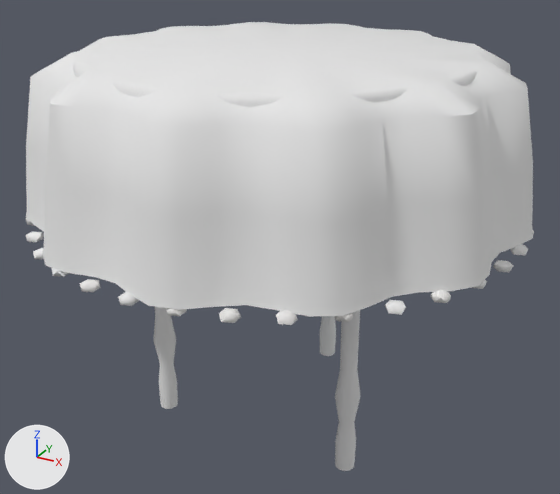
Two versions of the glTF model assets/models/templates/furniture/tea_table.glb, one commit apart.
Both versions are drawn from a 50 mm lens placed at (0.566, -1.029, 0.822), pointed at (0.001, -0.002, 0.309). Lighting does not change. The marker at lower left points along +X, +Y and +Z. The first picture is the older version. Vertices at exactly the same position are counted once.

Objects in the first picture: 'lace', 'wood'.
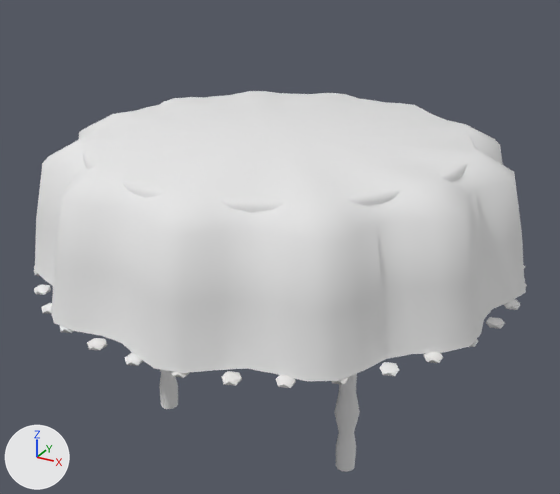
Where the change shows, as pixel boxes (x1, y1, x2, y2) in the pictures (560 x 494 px; the box of a moved part takes in the faces that stretch with it):
'lace', reshaped
    before: (26, 22, 534, 325)
    after: (34, 91, 527, 388)
'wood', reshaped (15% shorter)
    before: (73, 24, 485, 471)
    after: (83, 93, 476, 472)
part 1 of me_platte_001, moved or reshaped
    before: (73, 24, 485, 107)
    after: (83, 93, 476, 213)
part 2 of me_platte_001, moved or reshaped
    before: (154, 307, 360, 471)
    after: (159, 369, 360, 472)
part 3 of me_platte_001, moved or reshaped (not visible afterwards)
    before: (320, 316, 336, 356)
part 4 of me_spitzendecke_001, moved or reshaped
    before: (510, 244, 528, 255)
    after: (503, 300, 520, 310)
part 5 of me_spitzendecke_001, moved or reshaped
    before: (26, 218, 34, 225)
    after: (34, 270, 40, 276)
part 6 of me_spitzendecke_001, moved or reshaped
    before: (26, 231, 43, 242)
    after: (34, 285, 51, 295)
part 7 of me_spitzendecke_001, moved or reshaped
    before: (26, 22, 533, 325)
    after: (34, 91, 526, 388)

Edits to the bpy script that builds the scene:
```text
Change me_platte_001:
    used by ob_wood; location = (0.0, 0.0, 0.0)
    remove me_platte_001.from_pydata(...)  # 608 vertices, 1200 faces; spans x -0.301..0.299, y -0.3..0.3, z 0.0..0.626
    add me_platte_001.from_pydata(...)  # 608 vertices, 1200 faces; spans x -0.302..0.298, y -0.3..0.299, z -0.001..0.498
    me_platte_001 part 1: the loose piece of 242 vertices spanning x -0.301..0.299, y -0.3..0.3, z 0.599..0.626 is scaled about its middle by (1, 0.998, 0.995), then moved by (0.0, 0.0, -0.128)
    me_platte_001 part 2: 231 of 608 vertices moved; they spanned x -0.196..0.194, y -0.123..-0.078, z 0.0..0.6 and now span x -0.197..0.193, y -0.124..-0.078, z 0.0..0.472; mean shift (0.0, 0.0, -0.071); largest move (0.15, -0.1, 0.6) -> (0.149, -0.1, 0.471)
    me_platte_001 part 3: 122 of 608 vertices moved; they spanned x -0.024..0.021, y 0.178..0.222, z 0.0..0.6 and now span x -0.024..0.02, y 0.177..0.222, z -0.001..0.472; mean shift (0.0, 0.0, -0.067); largest move (-0.013, 0.219, 0.6) -> (-0.013, 0.218, 0.472)
Change me_spitzendecke_001:
    used by ob_lace; location = (0.0, 0.0, 0.0)
    remove me_spitzendecke_001.from_pydata(...)  # 1010 vertices, 1872 faces; spans x -0.393..0.392, y -0.392..0.391, z 0.375..0.628
    add me_spitzendecke_001.from_pydata(...)  # 1010 vertices, 1872 faces; spans x -0.394..0.392, y -0.391..0.391, z 0.291..0.5
    me_spitzendecke_001 part 4: the loose piece of 12 vertices spanning x 0.368..0.392, y -0.012..0.011, z 0.376..0.392 is scaled about the mesh origin by (0.997, 0.999, 0.773)
    me_spitzendecke_001 part 5: the loose piece of 12 vertices spanning x -0.304..-0.279, y -0.258..-0.233, z 0.376..0.393 is scaled about the mesh origin by (1, 1, 0.776)
    me_spitzendecke_001 part 6: the loose piece of 12 vertices spanning x -0.257..-0.233, y -0.304..-0.28, z 0.376..0.392 is scaled about the mesh origin by (0.998, 1, 0.776)
    me_spitzendecke_001 part 7: 722 of 1010 vertices moved; they spanned x -0.391..0.39, y -0.392..0.39, z 0.376..0.628 and now span x -0.391..0.39, y -0.391..0.39, z 0.291..0.5; mean shift (0.0, 0.0, -0.106); largest move (0.196, -0.199, 0.618) -> (0.196, -0.198, 0.489)
    other edits to the shape of me_spitzendecke_001 do not show in these pictures
```
